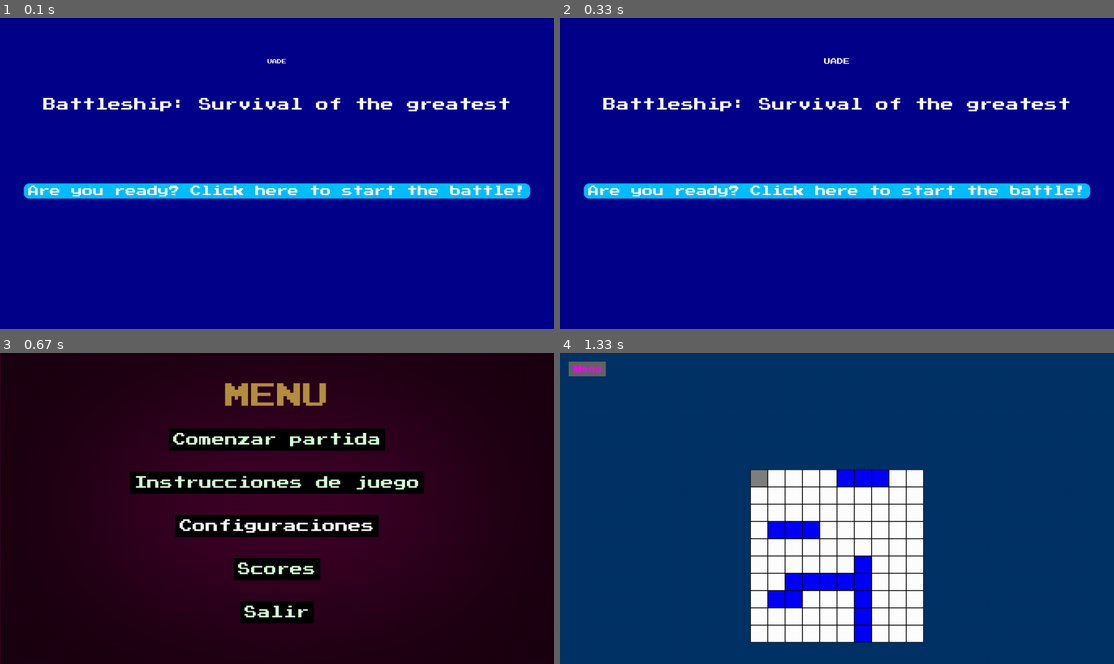
Above: before the commit, frames 1-4 (two rows, left to right).
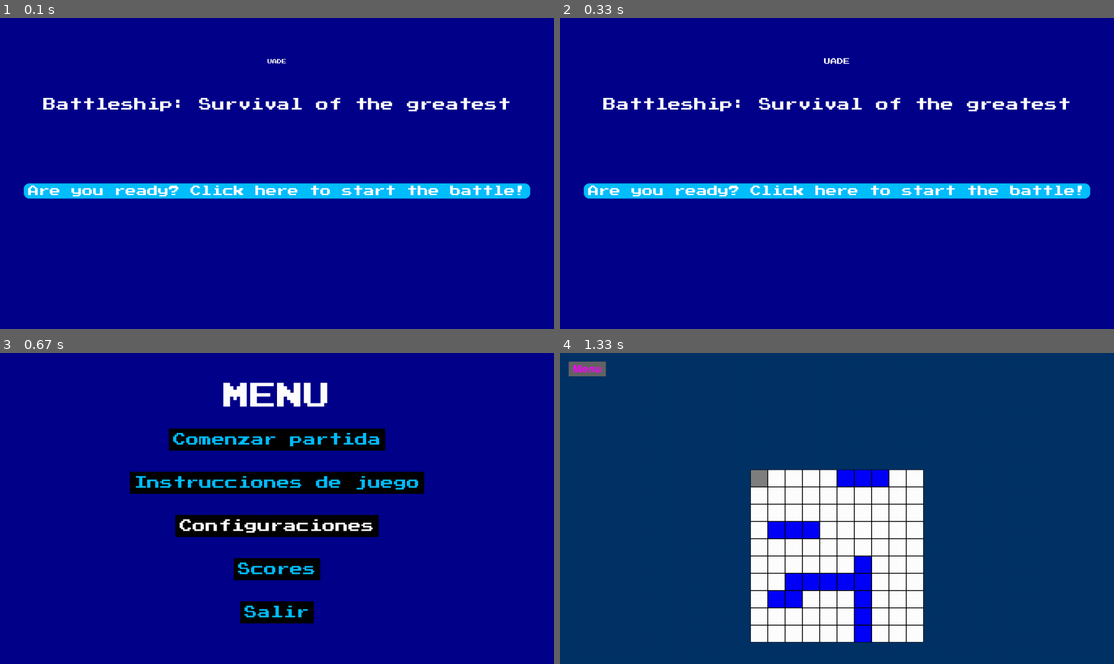
Above: after the commit, the same moments.

Repository: BrianValente/uade-batalla-naval
Game: pygame game, started from uade_battleship/main.py
Same seed, same stepped clock (60 frames per second), same inputs: the game is played once before the commit and once after it.
Inputs (mouse positions are in pixels of both pictures, inside the frame that each line leads up to):
- Up to frame 1 (0.1 s): no input
- Up to frame 2 (0.33 s): no input
- Up to frame 3 (0.67 s): click (254, 520) at 0.38 s
- Up to frame 4 (1.33 s): click "Comenzar partida" at 0.72 s; click (759, 477) at 1.05 s

Frames 1-2 are identical in both runs. In frame 3, 91% of the frame differs, in the area x 0-100%, y 0-100%; in frame 4, nothing differs.

Commit message:
menu con nuevos colores + animacion

Diff:
--- a/uade_battleship/main_menu.py
+++ b/uade_battleship/main_menu.py
@@ -1,7 +1,13 @@
 import os
 import pygame, sys
+import math  # Para la animación
 
 from uade_battleship.board import board
+
+# Colores
+DARK_BLUE = (0, 0, 139)  # Azul oscuro para el fondo de la pantalla
+LIGHT_BLUE = (0, 191, 255)  # Azul claro para el botón y su borde
+WHITE = (255, 255, 255)  # Blanco para el texto
 
 pygame.display.set_caption("Menu")
 
@@ -21,9 +27,9 @@
         OPTIONS_MOUSE_POS = pygame.mouse.get_pos()
 
         screen = pygame.display.get_surface()
-        screen.fill("white")
+        screen.fill(WHITE)  # Fondo blanco para la pantalla de opciones
 
-        OPTIONS_TEXT = get_font(30).render("This is the OPTIONS screen.", True, "Black")
+        OPTIONS_TEXT = get_font(30).render("This is the OPTIONS screen.", True, DARK_BLUE)
         OPTIONS_RECT = OPTIONS_TEXT.get_rect(center=(640, 260))
         screen.blit(OPTIONS_TEXT, OPTIONS_RECT)
 
@@ -32,8 +38,8 @@
             pos=(640, 460),
             text_input="BACK",
             font=get_font(30),
-            base_color="Black",
-            hovering_color="Green",
+            base_color=LIGHT_BLUE,
+            hovering_color=WHITE,
         )
 
         OPTIONS_BACK.changeColor(OPTIONS_MOUSE_POS)
@@ -51,13 +57,22 @@
 
 
 def main_menu():
+    clock = pygame.time.Clock()
+    animation_time = 0  # Variable para controlar el tiempo de animación
+
     while True:
         screen = pygame.display.get_surface()
-        screen.blit(BG, (0, 0))
+        screen.fill(DARK_BLUE)  # Fondo azul oscuro
 
         MENU_MOUSE_POS = pygame.mouse.get_pos()
 
-        MENU_TEXT = get_font(60).render("MENU", True, "#b68f40")
+        # Control de la animación: usamos math.sin() para oscilar el tamaño
+        animation_time += clock.get_time() / 500  # Dividimos para controlar la velocidad
+        scale_factor = 1 + 0.1 * math.sin(animation_time)  # El factor de escala oscila entre 1 y 1.1
+
+        # Cambiamos el tamaño del texto "MENU" según el factor de escala
+        animated_font_size = int(60 * scale_factor)  # Ajustamos el tamaño de la fuente
+        MENU_TEXT = get_font(animated_font_size).render("MENU", True, WHITE)
         MENU_RECT = MENU_TEXT.get_rect(center=(640, 100))
 
         PLAY_BUTTON = Button(
@@ -65,40 +80,40 @@
             pos=(640, 200),
             text_input="Comenzar partida",
             font=get_font(30),
-            base_color="#d7fcd4",
-            hovering_color="White",
+            base_color=LIGHT_BLUE,
+            hovering_color=WHITE,
         )
         OPTIONS_BUTTON = Button(
             image=None,
             pos=(640, 300),
             text_input="Instrucciones de juego",
             font=get_font(30),
-            base_color="#d7fcd4",
-            hovering_color="White",
+            base_color=LIGHT_BLUE,
+            hovering_color=WHITE,
         )
         CREDITS_BUTTON = Button(
             image=None,
             pos=(640, 400),
             text_input="Configuraciones",
             font=get_font(30),
-            base_color="#d7fcd4",
-            hovering_color="White",
+            base_color=LIGHT_BLUE,
+            hovering_color=WHITE,
         )
         HELP_BUTTON = Button(
             image=None,
             pos=(640, 500),
             text_input="Scores",
             font=get_font(30),
-            base_color="#d7fcd4",
-            hovering_color="White",
+            base_color=LIGHT_BLUE,
+            hovering_color=WHITE,
         )
         QUIT_BUTTON = Button(
             image=None,
             pos=(640, 600),
             text_input="Salir",
             font=get_font(30),
-            base_color="#d7fcd4",
-            hovering_color="White",
+            base_color=LIGHT_BLUE,
+            hovering_color=WHITE,
         )
 
         screen.blit(MENU_TEXT, MENU_RECT)
@@ -127,6 +142,7 @@
                     sys.exit()
 
         pygame.display.update()
+        clock.tick(60)  # Mantenemos una velocidad de 60 FPS
 
 
 # button
@@ -152,16 +168,12 @@
         screen.blit(self.text, self.text_rect)
 
     def checkForInput(self, position):
-        if position[0] in range(self.rect.left, self.rect.right) and position[
-            1
-        ] in range(self.rect.top, self.rect.bottom):
+        if position[0] in range(self.rect.left, self.rect.right) and position[1] in range(self.rect.top, self.rect.bottom):
             return True
         return False
 
     def changeColor(self, position):
-        if position[0] in range(self.rect.left, self.rect.right) and position[
-            1
-        ] in range(self.rect.top, self.rect.bottom):
+        if position[0] in range(self.rect.left, self.rect.right) and position[1] in range(self.rect.top, self.rect.bottom):
             self.text = self.font.render(self.text_input, True, self.hovering_color)
         else:
             self.text = self.font.render(self.text_input, True, self.base_color)
